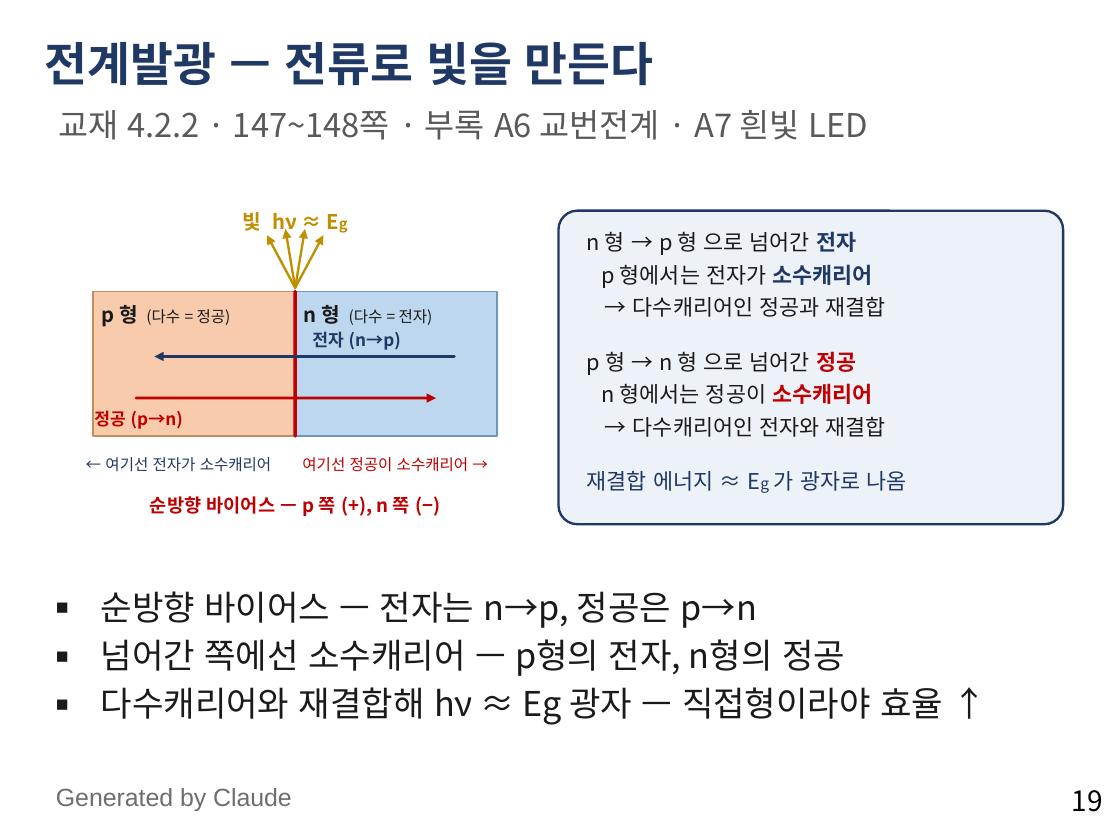
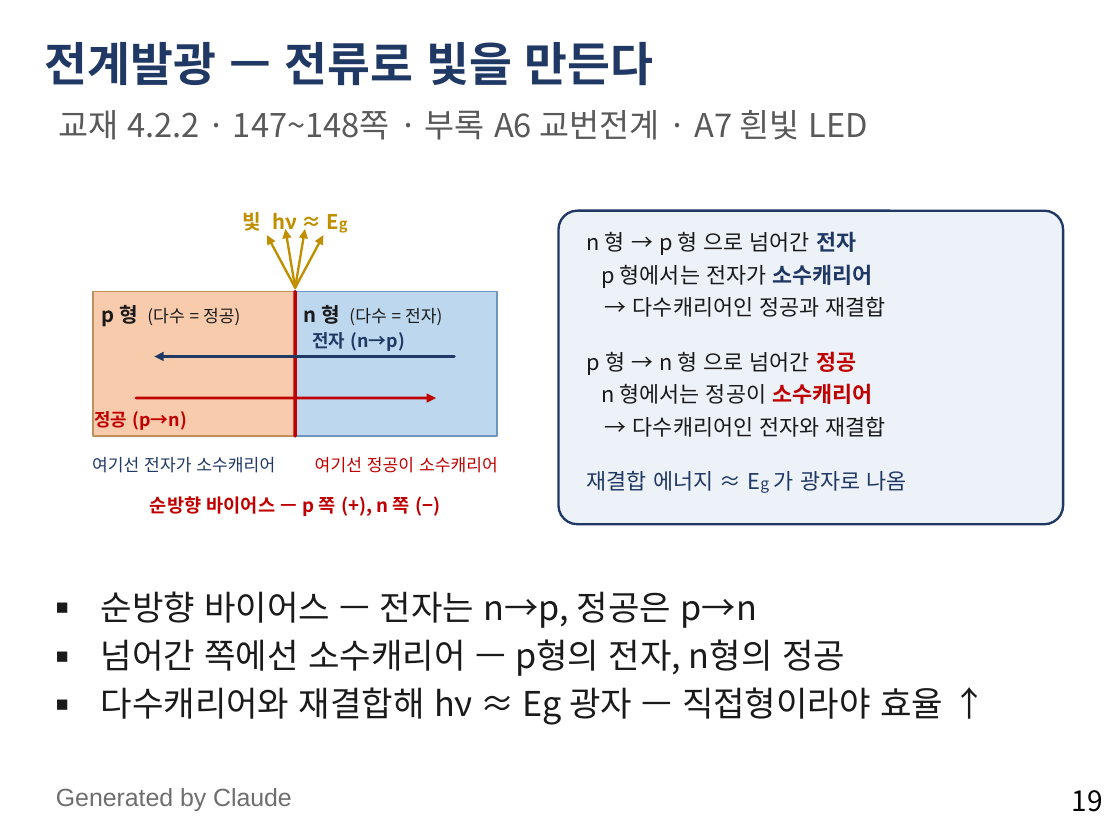
Before and after one commit to abcd8180/3A, a slide deck: slide 19 of 물리전자공학_4장_1강_빛과_과잉_캐리어.pptx. Drawn at 1120x840 pixels with LibreOffice and Linux fonts; fonts in the diff are those of the drawing. Boxes give left, top, right and bottom in pixels: in the first picture for what was removed or moved away, otherwise in the second. Text is boxed around its words. In the diff, an @@ line names an element or a change of style, - is before the commit and + after.

```diff
--- a/물리전자공학_4장_1강_빛과_과잉_캐리어.pptx
+++ b/물리전자공학_4장_1강_빛과_과잉_캐리어.pptx
@@ text "p 형 (다수 = 정공)" at (x1=102, y1=305, x2=240, y2=327): size 10 to 11 pt in "(다수 = 정공)" @@
@@ text "n 형 (다수 = 전자)" at (x1=304, y1=305, x2=442, y2=325): size 10 to 11 pt in "(다수 = 전자)" @@
@@ text "전자 (n→p)" at (x1=312, y1=332, x2=404, y2=351): size 11 to 11.5 pt @@
@@ text "정공 (p→n)" at (x1=94, y1=411, x2=186, y2=430): size 11 to 11.5 pt @@
@@ text at (x1=92, y1=457, x2=275, y2=473): text changed; size 10 to 11 pt @@
-← 여기선 전자가 소수캐리어
+여기선 전자가 소수캐리어
@@ text at (x1=315, y1=457, x2=498, y2=473): text changed; size 10 to 11 pt @@
-여기선 정공이 소수캐리어 →
+여기선 정공이 소수캐리어
```
Also in this commit, not shown: 1 other slide changed.
